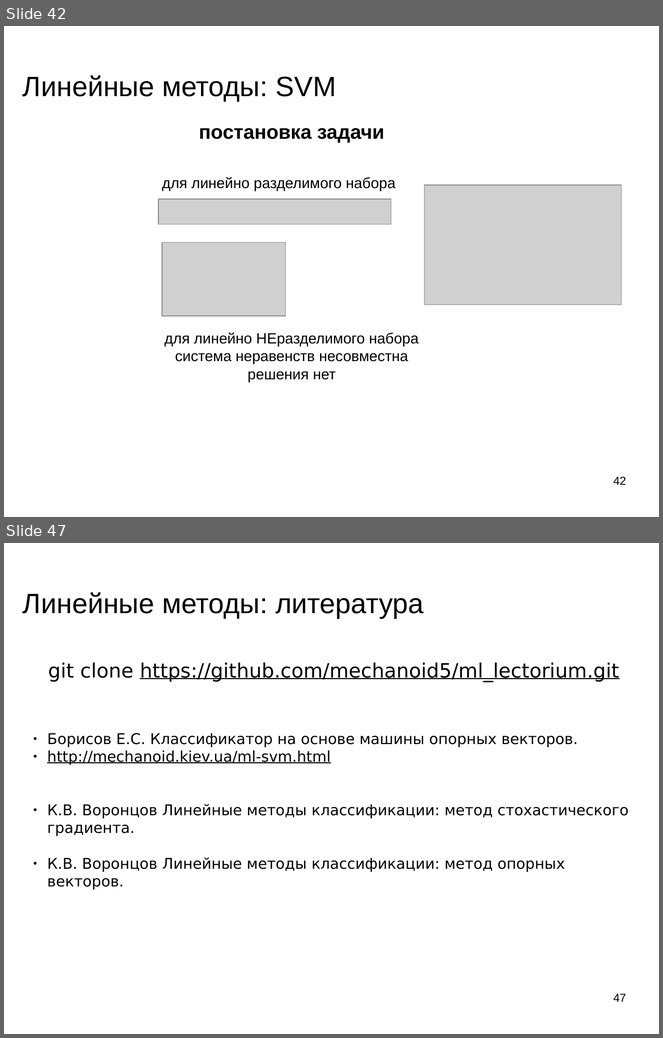
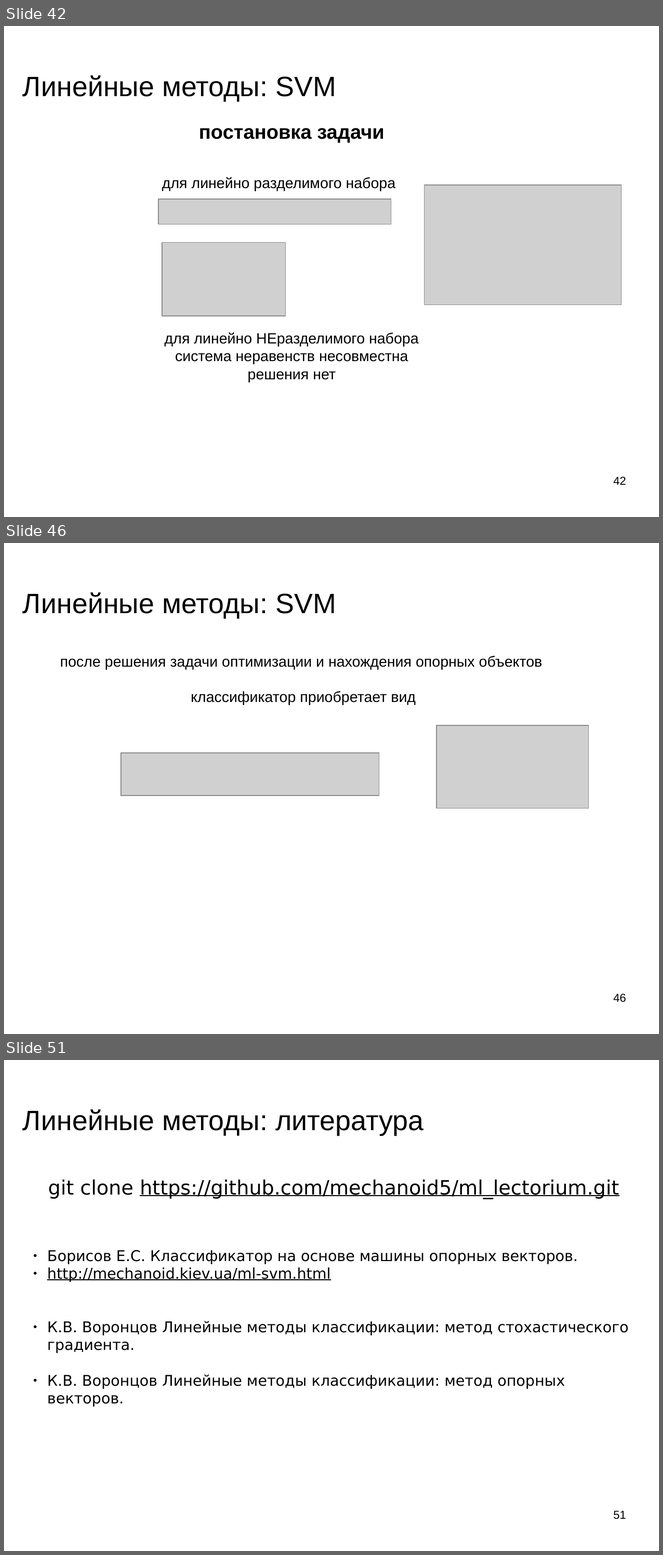
Before and after one commit to mechanoid5/ml_lectorium_legacy, a slide deck: 09-linear.odp. Shown one above the other, each under a label of ours: slides 42 and 47 before the commit, slides 42, 46 and 51 after it; the slides between them are not shown. The pictures are 663x1038 and 663x1555 pixels, drawn with LibreOffice and Linux fonts; fonts in the diff are those of the drawing; grey boxes stand for pictures; background and template pictures are left out. Boxes give left, top, right and bottom in pixels: in the first picture for what was removed or moved away, otherwise in the second. Text is boxed around its words. In the diff, an @@ line names an element or a change of style, - is before the commit and + after.

```diff
--- a/09-linear.odp
+++ b/09-linear.odp
@@ slide 46 added at (4, 543, 659, 1034), background picture (left out) @@
@@ title added at (23, 592, 336, 618), 33.9 pt, text #000000 @@
+Линейные методы: SVM
@@ text added at (60, 656, 543, 705), 18 pt, text #000000 @@
+после решения задачи оптимизации и нахождения опорных объектов
+классификатор приобретает вид
@@ picture added at (437, 726, 589, 809) @@
@@ picture added at (121, 753, 379, 796) @@
@@ page number added at (613, 994, 626, 1003), 14 pt, text #000000 @@
+46
@@ what was slide 47 is now slide 51 @@
@@ page number at (613, 1511, 626, 1520): text changed @@
-47
+51
```
Also in this commit, not shown: 4 slides changed, 4 other slides added, 1 slide removed, 1 other file.
